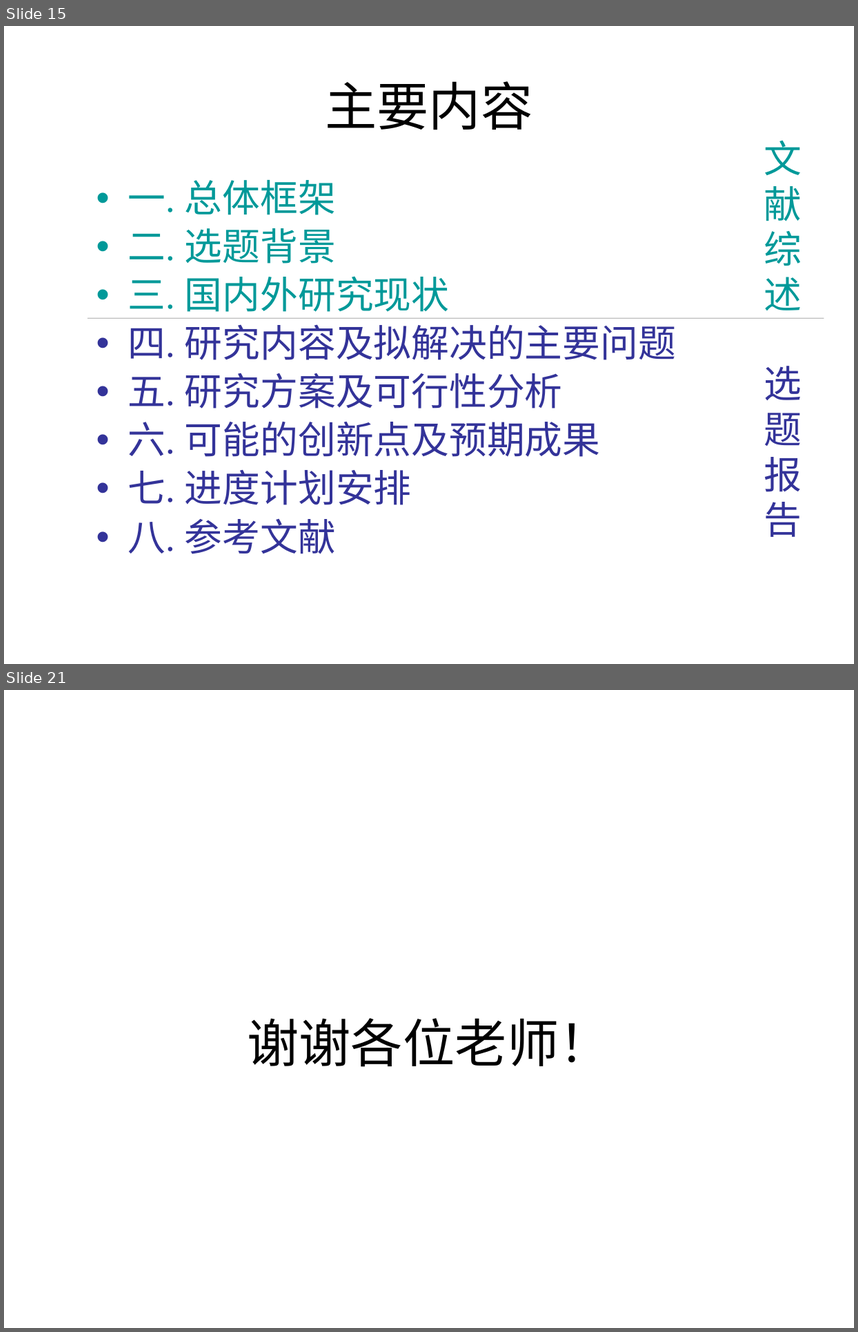
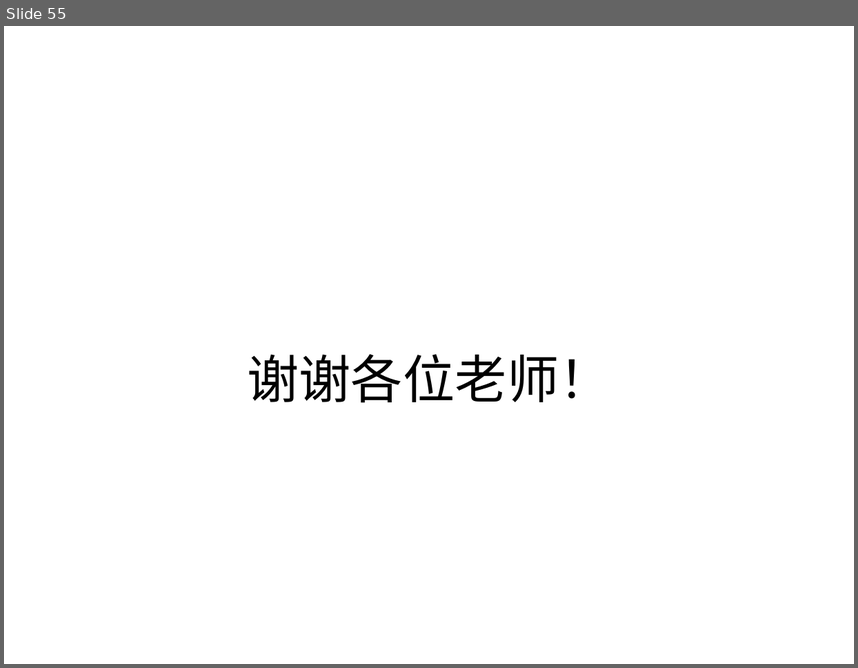
Before and after one commit to xinshengzzy/thesis_proposal, a slide deck: 赵宗义-博士生开题报告-2018年秋.pptx. Shown one above the other, each under a label of ours: slides 15 and 21 before the commit, slide 55 after it; the slides between them are not shown. The pictures are 858x1332 and 858x668 pixels, drawn with LibreOffice and Linux fonts; fonts in the diff are those of the drawing. Boxes give left, top, right and bottom in pixels: in the first picture for what was removed or moved away, otherwise in the second. Text is boxed around its words. In the diff, an @@ line names an element or a change of style, - is before the commit and + after.

```diff
--- a/赵宗义-博士生开题报告-2018年秋.pptx
+++ b/赵宗义-博士生开题报告-2018年秋.pptx
@@ slide 15 removed at (4,26,854,664), background #FFFFFF @@
@@ title removed at (325,81,533,130) @@
-主要内容
@@ text removed at (764,140,802,310) @@
-文献
-综述
@@ text removed at (128,180,676,554) @@
-• 一. 总体框架
-• 二. 选题背景
-• 三. 国内外研究现状
-• 四. 研究内容及拟解决的主要问题
-• 五. 研究方案及可行性分析
-• 六. 可能的创新点及预期成果
-• 七. 进度计划安排
-• 八. 参考文献
@@ line removed from (87, 319) to (824, 319) @@
@@ text removed at (764,365,802,537) @@
-选
-题
-报
-告
@@ what was slide 21 is now slide 55 @@
```
Also in this commit, not shown: 8 slides changed, 42 slides added, 12 other slides removed, 18 other files.
